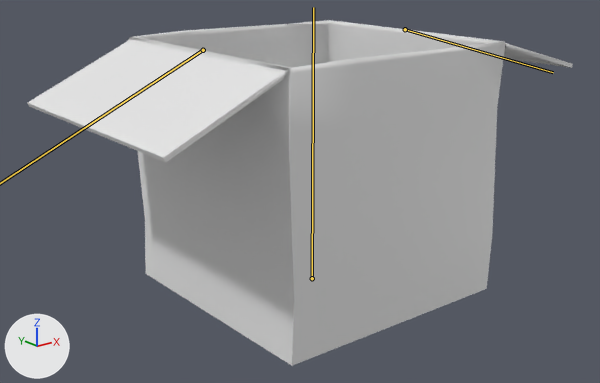
Two versions of the FBX model Assets/Meshes/Box/Box.fbx, one commit apart.
Camera for both pictures: a 50 mm lens placed at (-1.237, -1.496, 0.838), pointed at (-0.035, 0.007, 0.236). The lights are fixed; the arrows at lower left show +X, +Y and +Z. Both versions are drawn at frame 1 of the action 'BoxRig|Cube.014Action'; the numbers are the values there. The bones that bend it are drawn over the model as lines.
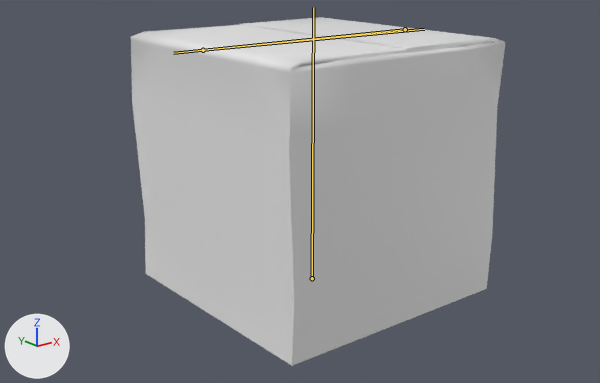
Patch to the scene script:
```diff
--- a/Assets/Meshes/Box/Box.fbx.py
+++ b/Assets/Meshes/Box/Box.fbx.py
@@ bone_lidflap_l @@
 bone_lidflap_l = bpy.data.objects['BoxRig'].pose.bones['LidFlap.L']  # child of 'Box'
-bone_lidflap_l.rotation_quaternion = (0.539, 0.0, 0.0, 0.842)  # degrees (0, 0, 115)
+bone_lidflap_l.rotation_quaternion = (0.705, 0.0, 0.0, -0.709)  # degrees (0, 0, -90)
@@ bone_lidflap_r @@
 bone_lidflap_r = bpy.data.objects['BoxRig'].pose.bones['LidFlap.R']  # child of 'Box'
-bone_lidflap_r.rotation_quaternion = (0.609, 0.0, 0.0, -0.793)  # degrees (0, 0, -105)
+bone_lidflap_r.rotation_quaternion = (0.707, 0.0, 0.0, 0.707)  # degrees (0, 0, 90)
```

Location of each change, [x1, y1, x2, y2] in pixels of the pictures (600 x 383 px):
'Box', posed (31% narrower): before [28, 20, 573, 366]; after [131, 17, 505, 366]
bone 'LidFlap.R', root to tip: before (405, 29) to (553, 72); after (405, 29) to (173, 53)
